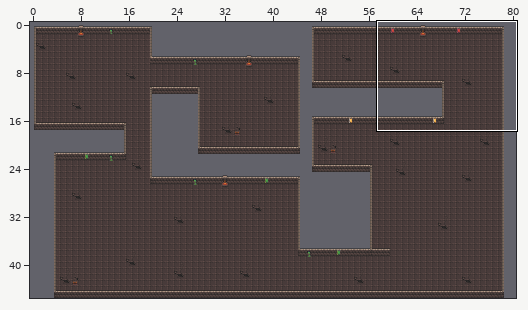
Two states of a Tiled map, resources/dungeon-01.tmx. Above, an overview of the earlier version with the close-up marked.
Close-up. Earlier state:
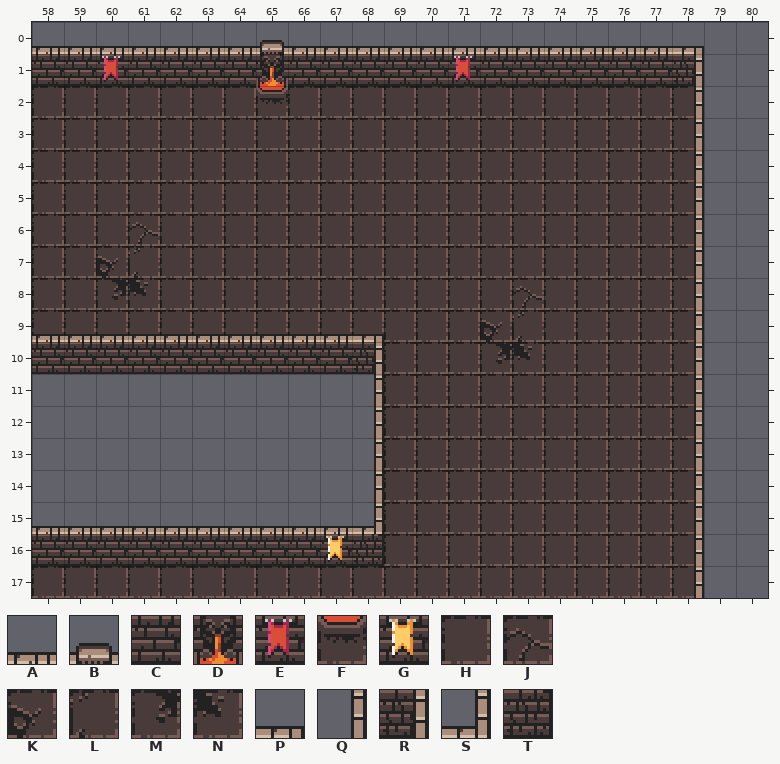
Cells are 16x16 px. Shown: x 58..80, y 0..17. The commit also changed other parts of the map, which this record leaves out.
Key: from "dungeon": A 2, B 4, C 34, D 36, E 65, F 68, G 98, H 129, J 130, K 161, L 162, M 193, N 194, P 227, Q 256, R 259, S 291, T 323.
_ is an empty cell.
Layers that did not change in this view are not listed.
Layer "Walls" before, first column x 58:
 0 AAAAAAABAAAAAAAAAAAAP__
 1 CCECCCCDCCCCCECCCCCCR__
 2 _______F____________Q__
 3 ____________________Q__
 4 ____________________Q__
 5 ____________________Q__
 6 __HJ________________Q__
 7 __KL________________Q__
 8 __MN________________Q__
 9 AAAAAAAAAAP_________Q__
10 CCCCCCCCCCR_________Q__
11 __________Q_________Q__
12 __________Q_________Q__
13 __________Q_________Q__
14 __________Q_________Q__
15 AAAAAAAAAAS_________Q__
16 CCCCCCCCCGT_________Q__
17 ____________________Q__
After the commit:
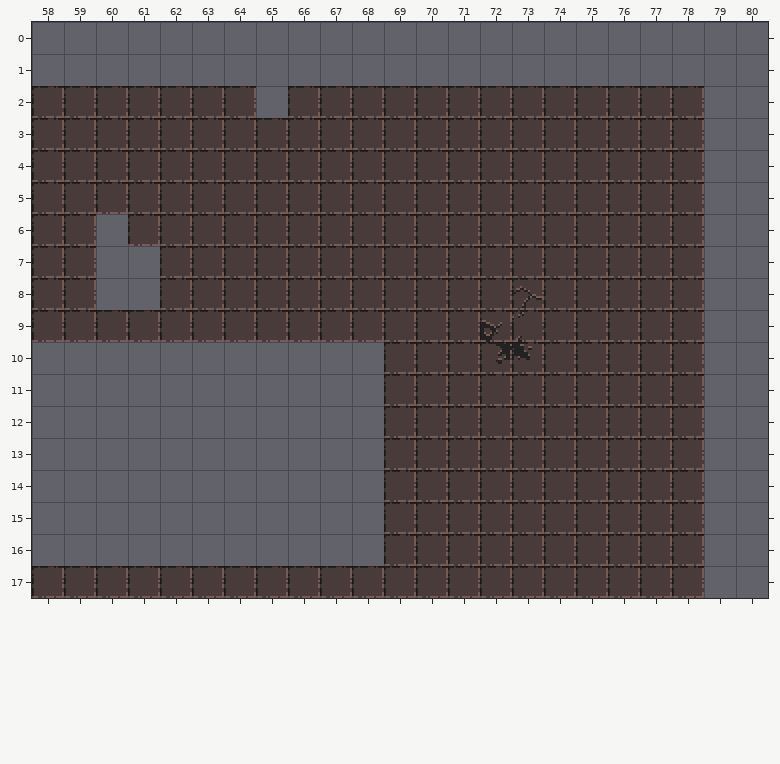
Changes in this commit:
Changed rows in their new state; . is an unchanged cell.
Layer "Walls" (now hidden):
first column x 58:
 0 _____________________
 1 _____________________
 2 ......._............_
 3 ...................._
 4 ...................._
 5 ...................._
 6 ..__................_
 7 ..__................_
 8 ..__................_
 9 ___________........._
10 ___________........._
11 .........._........._
12 .........._........._
13 .........._........._
14 .........._........._
15 ___________........._
16 ___________........._
17 ...................._
